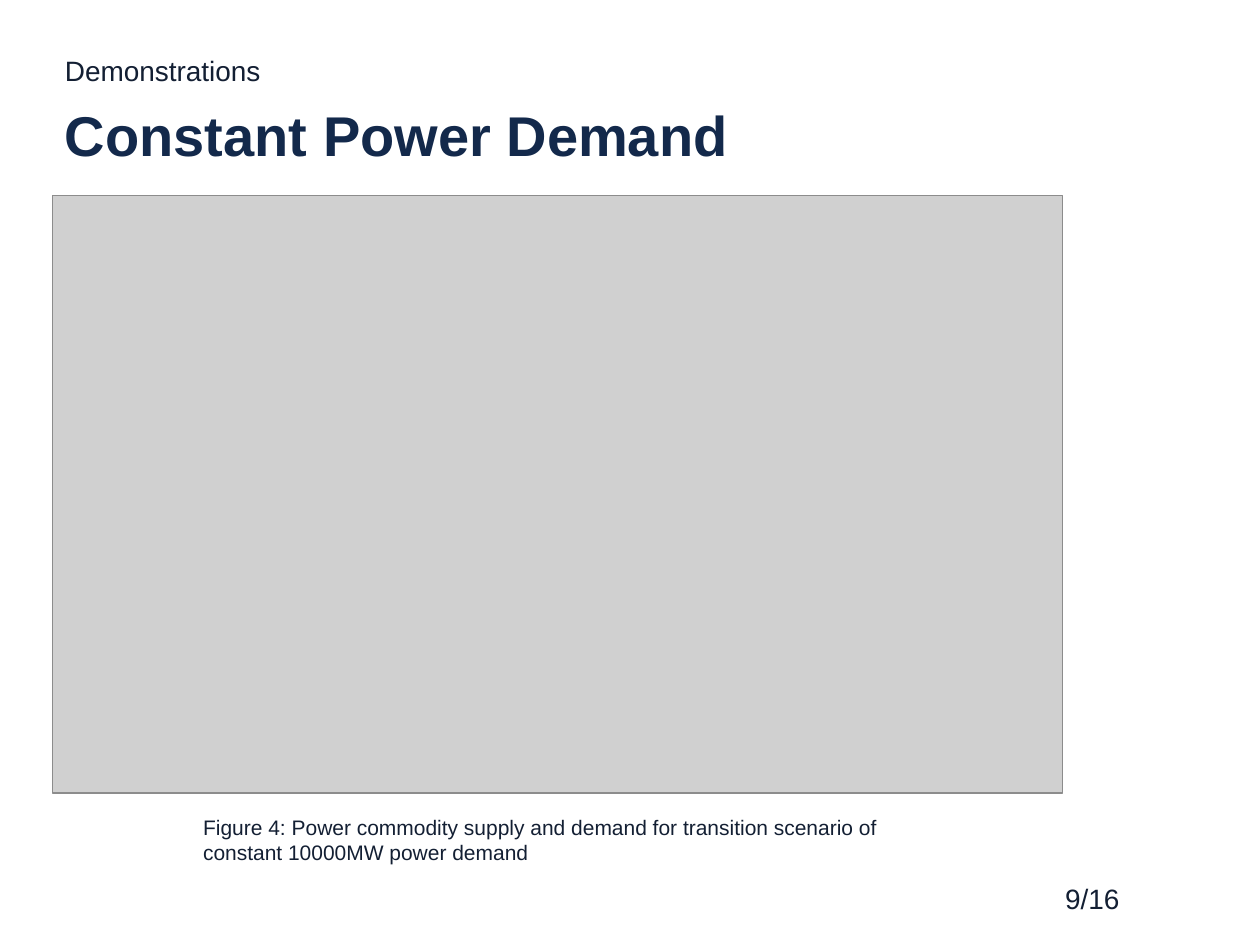
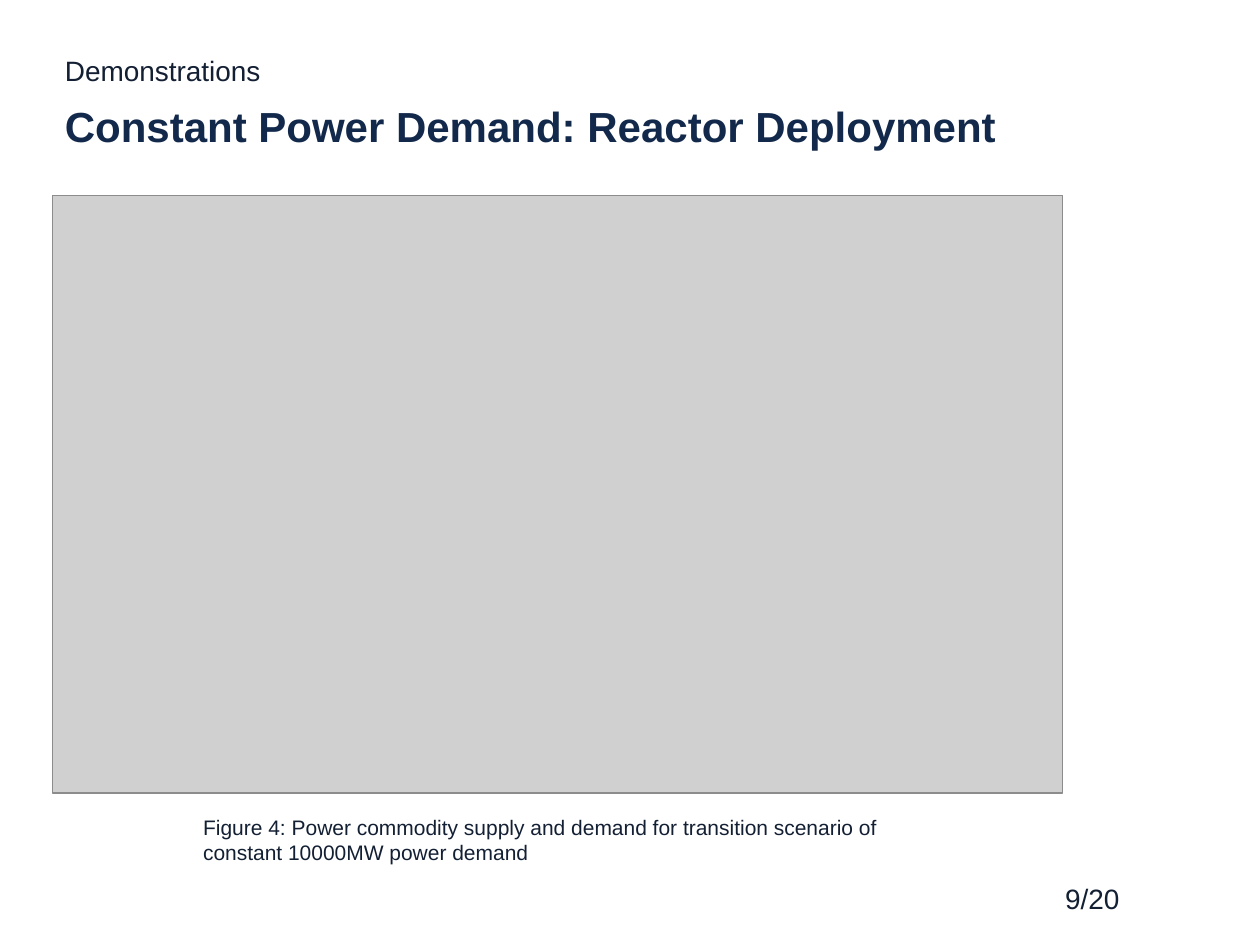
Before and after one commit to gwenchee/2019-chee-twofcs, a slide deck: slide 9 of pres/2019-chee-twofcs-pres.pptx. Drawn at 1260x945 pixels with LibreOffice and Linux fonts; fonts in the diff are those of the drawing; grey boxes stand for pictures; background and template pictures are left out. Boxes give left, top, right and bottom in pixels: in the first picture for what was removed or moved away, otherwise in the second. Text is boxed around its words. In the diff, an @@ line names an element or a change of style, - is before the commit and + after.

```diff
--- a/pres/2019-chee-twofcs-pres.pptx
+++ b/pres/2019-chee-twofcs-pres.pptx
@@ title at bbox=[65, 111, 995, 151]: text changed; size 32 to 24 pt @@
-Constant Power Demand
+Constant Power Demand: Reactor Deployment
@@ page number at bbox=[1065, 888, 1119, 910]: text changed @@
-9/16
+9/20
```
Also in this commit, not shown: 9 other slides changed, 5 slides added, 1 slide removed.
